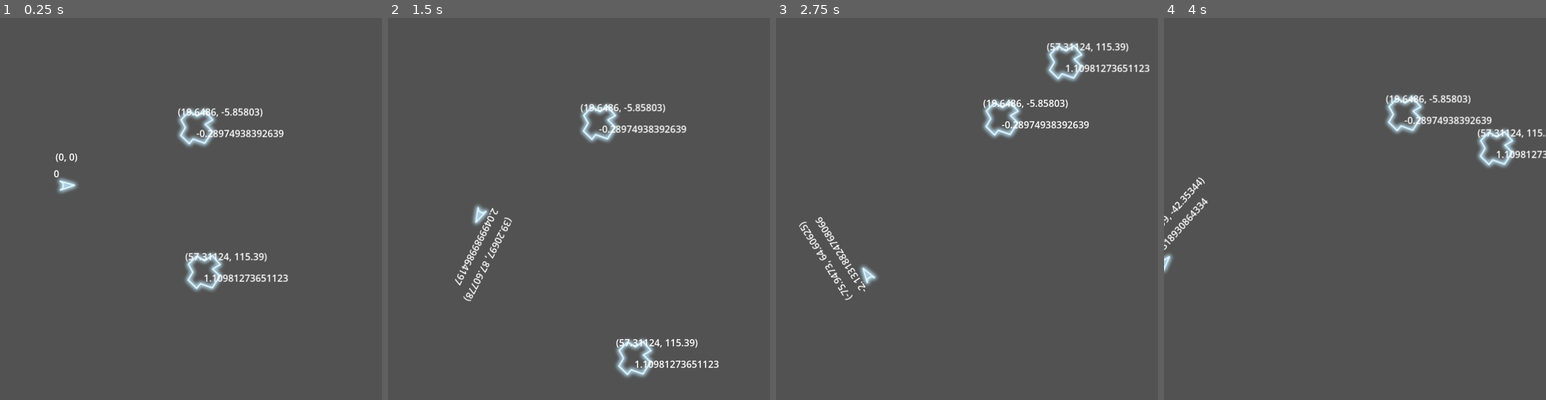
Above: before the commit, frames 1-4 (left to right).
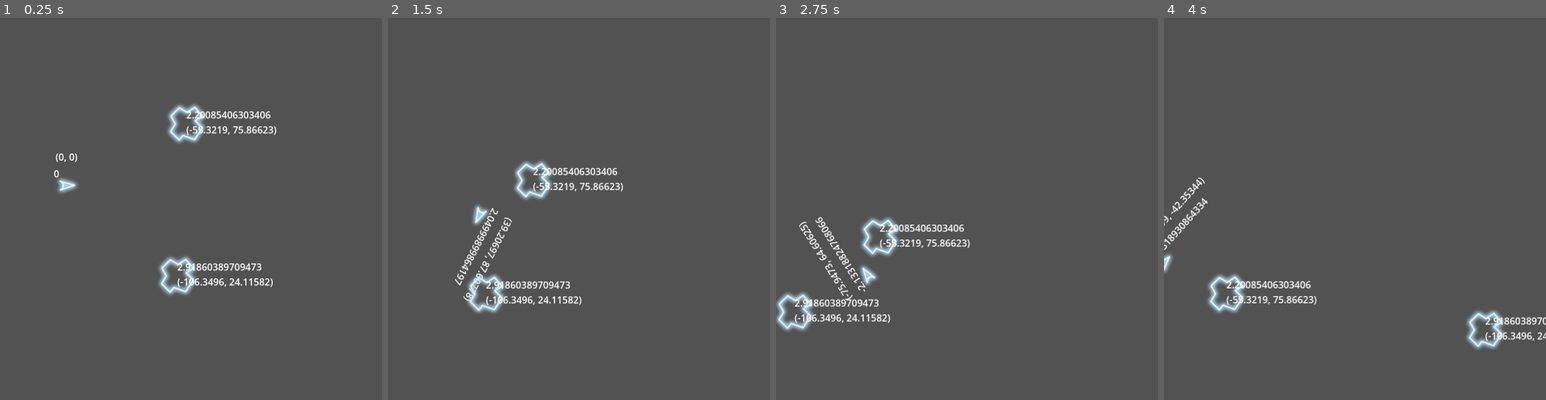
Above: after the commit, the same moments.

Repository: davidward462/asteroids
Game: Godot game, scene res://scenes/main.tscn
Same seed, same stepped clock (60 frames per second), same inputs: the game is played once before the commit and once after it.
Inputs:
- Up to frame 1 (0.25 s): no input
- Up to frame 2 (1.5 s): hold W (accelerate) 0.53-1.28 s; hold D (rotate_clockwise) 0.53-1.28 s; tap A (rotate_counterclockwise) at 1.35 s
- Up to frame 3 (2.75 s): hold W (accelerate) from 2.03 s (still down); hold D (rotate_clockwise) from 2.03 s (still down)
- Up to frame 4 (4 s): release D (rotate_clockwise) at 2.78 s; tap A (rotate_counterclockwise) at 2.85 s; release W (accelerate) at 3.53 s; hold D (rotate_clockwise) from 3.53 s (still down)

The runs differ from the first frame. In frame 1, 3.2% of the frame differs, in the area x 41-76%, y 22-73%; in frame 2, 4.1%; in frame 3, 4.2%, in the area x 0-98%, y 6-83%; in frame 4, 4.0%.

Commit message:
add rigidbody asteroids to world for testing

Diff:
--- a/scenes/world.tscn
+++ b/scenes/world.tscn
@@ -2,7 +2,7 @@
 
 [ext_resource type="Script" path="res://scripts/world.gd" id="1_3l47w"]
 [ext_resource type="PackedScene" uid="uid://cali3d76oxemv" path="res://scenes/player.tscn" id="2_y6sv5"]
-[ext_resource type="PackedScene" uid="uid://bu8axnbq6ywwt" path="res://scenes/asteroid_large.tscn" id="3_t00nx"]
+[ext_resource type="PackedScene" uid="uid://c6s3kly1o6ihm" path="res://scenes/asteroid.tscn" id="3_tf4li"]
 
 [node name="World" type="Node2D"]
 script = ExtResource("1_3l47w")
@@ -10,8 +10,8 @@
 [node name="Player" parent="." instance=ExtResource("2_y6sv5")]
 position = Vector2(112, 281)
 
-[node name="Asteroid_large" parent="." instance=ExtResource("3_t00nx")]
-position = Vector2(324, 183)
+[node name="Asteroid" parent="." instance=ExtResource("3_tf4li")]
+position = Vector2(320, 425)
 
-[node name="Asteroid_large3" parent="." instance=ExtResource("3_t00nx")]
-position = Vector2(327, 395)
+[node name="Asteroid2" parent="." instance=ExtResource("3_tf4li")]
+position = Vector2(324, 159)
